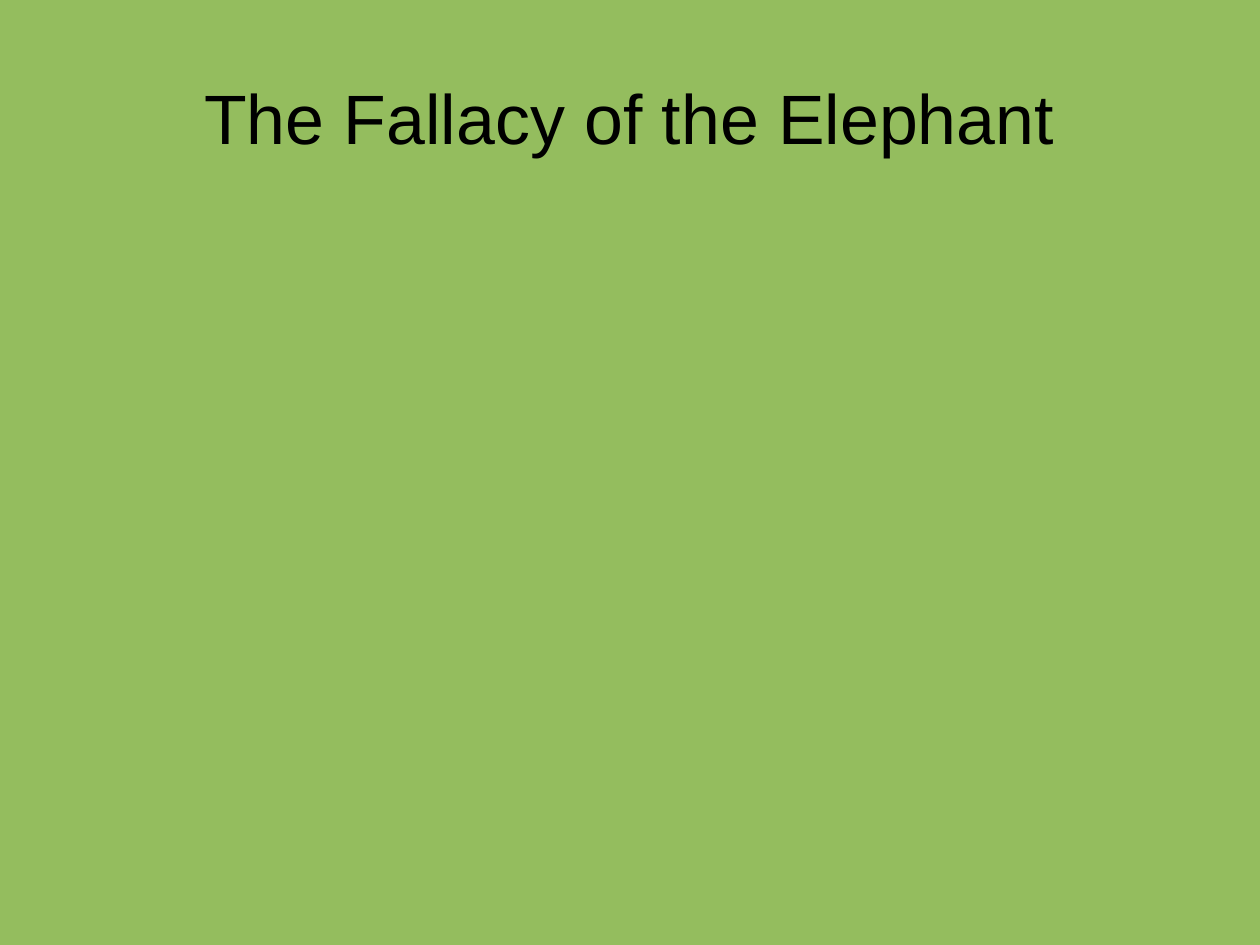
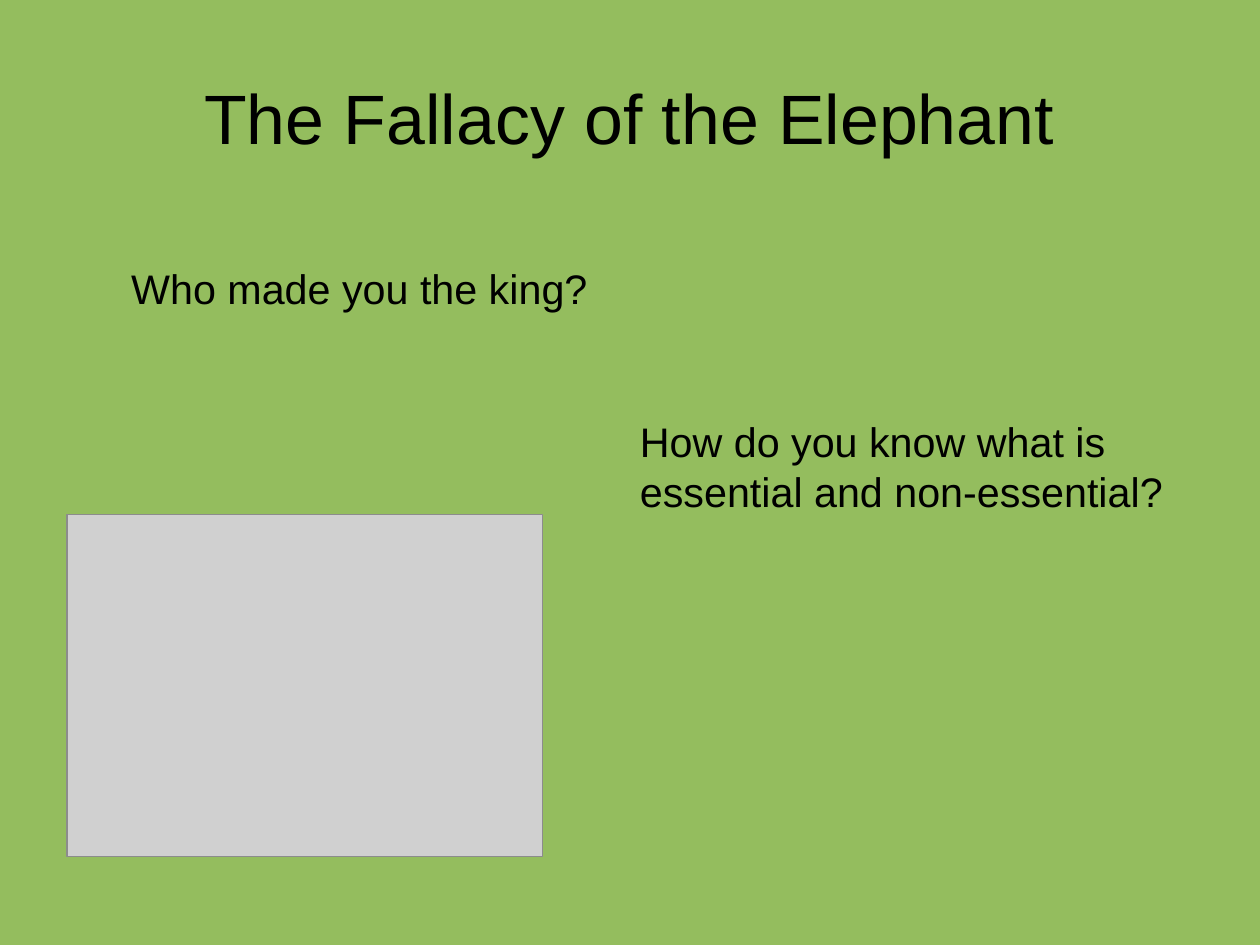
Before and after one commit to qrprat77/sunday_nite_class, a slide deck: slide 5 of sunday_nite_chapter_two.odp. Drawn at 1260x945 pixels with LibreOffice and Linux fonts; fonts in the diff are those of the drawing; grey boxes stand for pictures. Boxes give left, top, right and bottom in pixels: in the first picture for what was removed or moved away, otherwise in the second. Text is boxed around its words. In the diff, an @@ line names an element or a change of style, - is before the commit and + after.

```diff
--- a/sunday_nite_chapter_two.odp
+++ b/sunday_nite_chapter_two.odp
@@ text added at (131,274,588,312), 26 pt, text #000000 @@
+Who made you the king?
@@ text added at (640,427,1162,508), 26 pt, text #000000 @@
+How do you know what is essential and non-essential?
@@ picture added at (67,515,543,856) @@
```
Also in this commit, not shown: 1 other slide changed.
